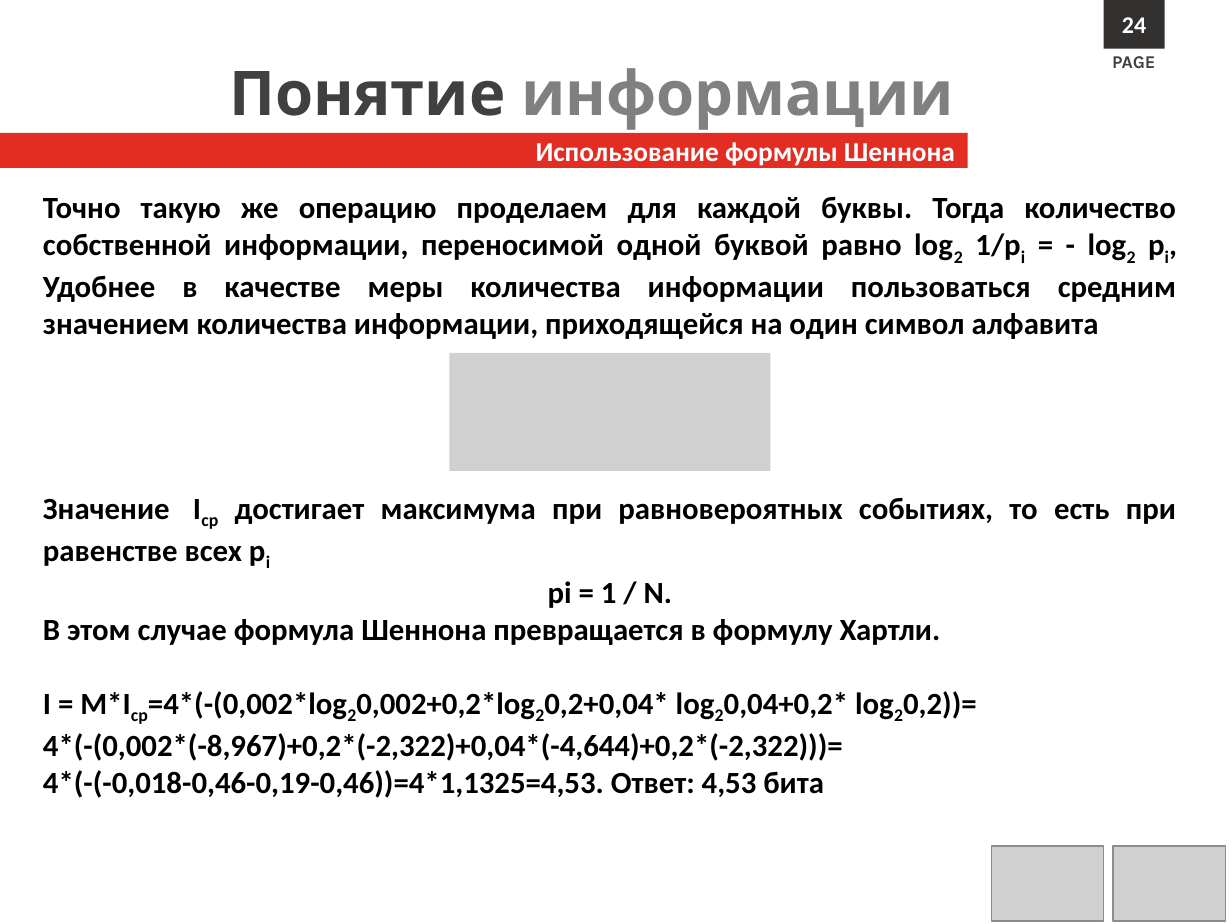
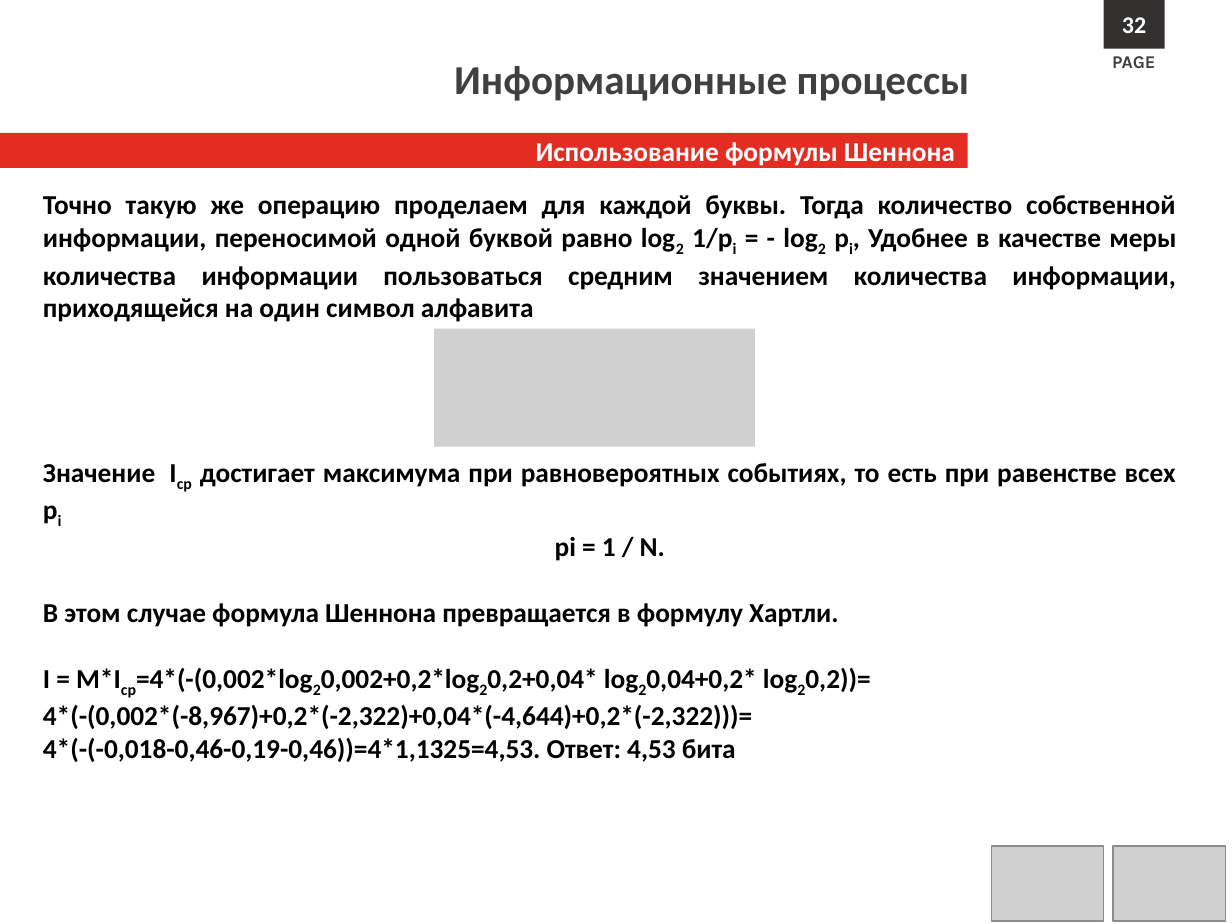
Before and after one commit to s1211001142/computer_science_course, a slide deck: slide 32 of Lectures/Л1.Информационные процессы.pptx (slide 25 before the commit). Drawn at 1232x924 pixels with LibreOffice and Linux fonts; fonts in the diff are those of the drawing; grey boxes stand for pictures; background and template pictures are left out. Boxes give left, top, right and bottom in pixels: in the first picture for what was removed or moved away, otherwise in the second. Text is boxed around its words. In the diff, an @@ line names an element or a change of style, - is before the commit and + after.

```diff
--- a/Lectures/Л1.Информационные процессы.pptx
+++ b/Lectures/Л1.Информационные процессы.pptx
@@ text in rectangle at (1122,17,1146,33): text changed @@
-24
+32
@@ text at (454,66,970,101): text changed; size 36 to 24 pt; font Karla to Calibri; text colour #808080 to #404040 @@
-Понятие информации
+Информационные процессы
@@ text "Точно такую же операцию проделаем ..." at (43,195,1176,762): size 18 to 16 pt @@
@@ picture: place and size @@
-picture at (450,352,770,471)
+picture at (434,329,754,447)
```
Also in this commit, not shown: 47 other slides changed, 7 slides added, 13 slides removed, 10 other files.
